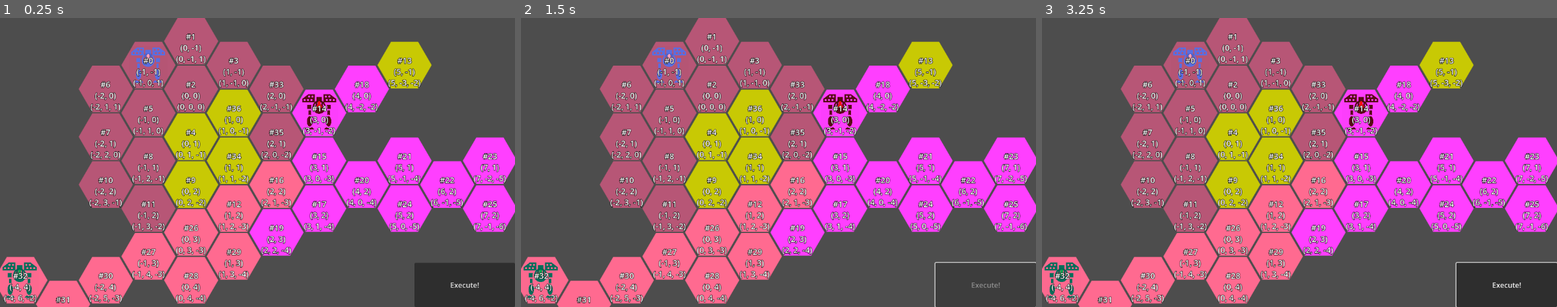
Above: before the commit, frames 1-3 (left to right).
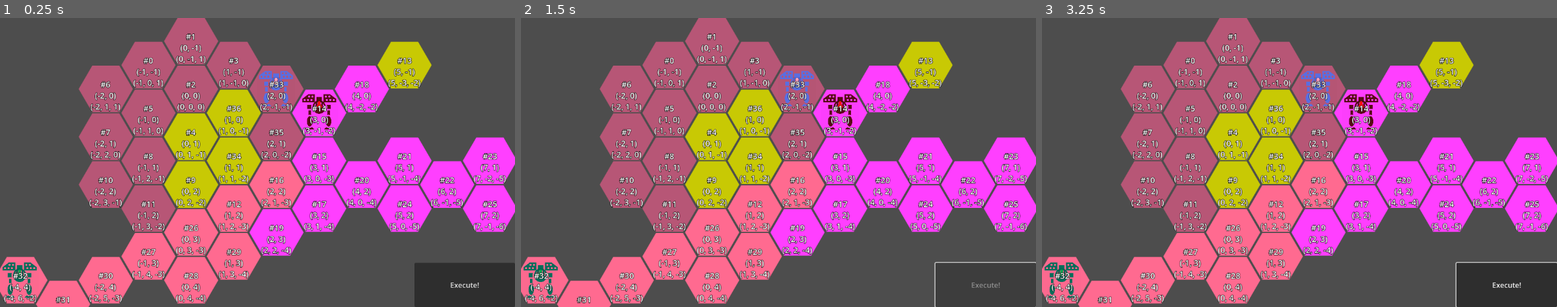
Above: after the commit, the same moments.

Repository: ArokhSlade/confetticore
Game: Godot game, scene res://game.tscn
Two runs of this game, one before a commit and one after it. Both use one fixed random seed, a clock stepped at 60 frames per second and the inputs below.
Inputs (mouse positions are in pixels of both pictures, inside the frame that each line leads up to):
- Up to frame 1 (0.25 s): no input
- Up to frame 2 (1.5 s): click "Execute!" at 0.5 s; tap Enter at 1.25 s; move the mouse to (891, 148) at 1.27 s; click (891, 148) at 1.42 s
- Up to frame 3 (3.25 s): click "Execute!" at 2 s; tap Space at 2.75 s; move the mouse to (1196, 176) at 2.77 s; click (1196, 176) at 2.92 s

The runs differ from the first frame. In frame 1, 0.6% of the frame differs, in the area x 25-57%, y 10-31%; in frame 2, 0.6%; in frame 3, 0.6%.

Commit message:
basic obstruction: stop moving when cell is occupied
- mechs signal upon moving
- hex map registers `moved` signal and updates hex's occupant
- level.tscn: repositioned mechs for testing

Diff:
--- a/confetticore_hexagon_tilemaplayer.gd
+++ b/confetticore_hexagon_tilemaplayer.gd
@@ -26,6 +26,19 @@
 		hex_data[mech_cube_coords] = Hex.new(self,mech_cube_coords)
 	hex_data[mech_cube_coords].occupant = mech
 
+	mech.moved.connect(on_mech_moved)
+	#TODO(ArokhSlade, 2025 09 08)
+	# mech.died.connect(on_mech_died)
+
+func on_mech_moved(mech, old_hex, new_hex):
+	old_hex.occupant = null
+	new_hex.occupant = mech
+
+#TODO(ArokhSlade, 2025 09 08): mech.died does not exist yet.
+func on_mech_died(mech, hex):
+	mech.moved.disconnect(on_mech_moved)
+
+
 func get_cube_coords(node_2d : Node2D):
 	var local_position = to_local(node_2d.global_position)
 	var cube_coords = local_to_cube(local_position)
@@ -53,6 +66,10 @@
 func get_hex_at_local(local_coords) -> Hex:
 	return get_hex_at_cube(local_to_cube(local_coords))
 
+func get_hex_at_global(global_coords):
+	var local_coords = to_local(global_coords)
+	return get_hex_at_local(local_coords)
+
 func get_hex_at_cube(cube_coords) -> Hex:
 	if not hex_data.has(cube_coords):
 		hex_data[cube_coords] = Hex.new(self, cube_coords)
--- a/level/level.tscn
+++ b/level/level.tscn
@@ -40,11 +40,10 @@
 custom_data_layer_1/type = 0
 sources/2 = SubResource("TileSetAtlasSource_8yx6j")
 
-[node name="Level" type="Node2D" node_paths=PackedStringArray("hex_map", "mechs", "paths")]
+[node name="Level" type="Node2D" node_paths=PackedStringArray("hex_map", "mechs")]
 script = ExtResource("1_0b4ue")
 hex_map = NodePath("HexagonTileMapLayer")
 mechs = NodePath("HexagonTileMapLayer/Mechs")
-paths = NodePath("")
 
 [node name="HexagonTileMapLayer" type="TileMapLayer" parent="." node_paths=PackedStringArray("mechs")]
 tile_map_data = PackedByteArray("AAD/////AgAAAAAAAAAAAP//AgAAAAAAAAAAAAAAAgAAAAAAAAABAP//AgAAAAAAAAAAAAEAAgAAAAAAAgD//w …(512 unchanged characters)…
@@ -60,7 +59,7 @@
 hex_map = NodePath("..")
 
 [node name="Mech" parent="HexagonTileMapLayer/Mechs" node_paths=PackedStringArray("pilot") instance=ExtResource("3_oi3di")]
-position = Vector2(-48, 0)
+position = Vector2(379, 79)
 pilot = NodePath("Pilot")
 
 [node name="Pilot" parent="HexagonTileMapLayer/Mechs/Mech" instance=ExtResource("5_f2txt")]
--- a/mech/mech.gd
+++ b/mech/mech.gd
@@ -32,6 +32,7 @@
 	state = dormant_state
 	hex_map = in_hex_map
 	path_finder.setup(hex_map)
+	hex = hex_map.get_hex_at_global(global_position)
 
 func update_state():
 	var old_state = state
@@ -42,7 +43,7 @@
 
 func _move_step():
 	if not path.is_empty():
-		#var old_hex = hex
+		var old_hex = hex
 		#hex = path.pop_front()
 		#
 		#global_position = hex.global_coords
@@ -51,7 +52,7 @@
 		#hex_map.move(self, hex)
 		global_position = path.points[0]
 		var hex : Hex = path.pop_front()
-		#moved.emit(self, old_hex, hex)
+		moved.emit(self, old_hex, hex)
 		#
 		#hex_map.move(self, hex)
 
